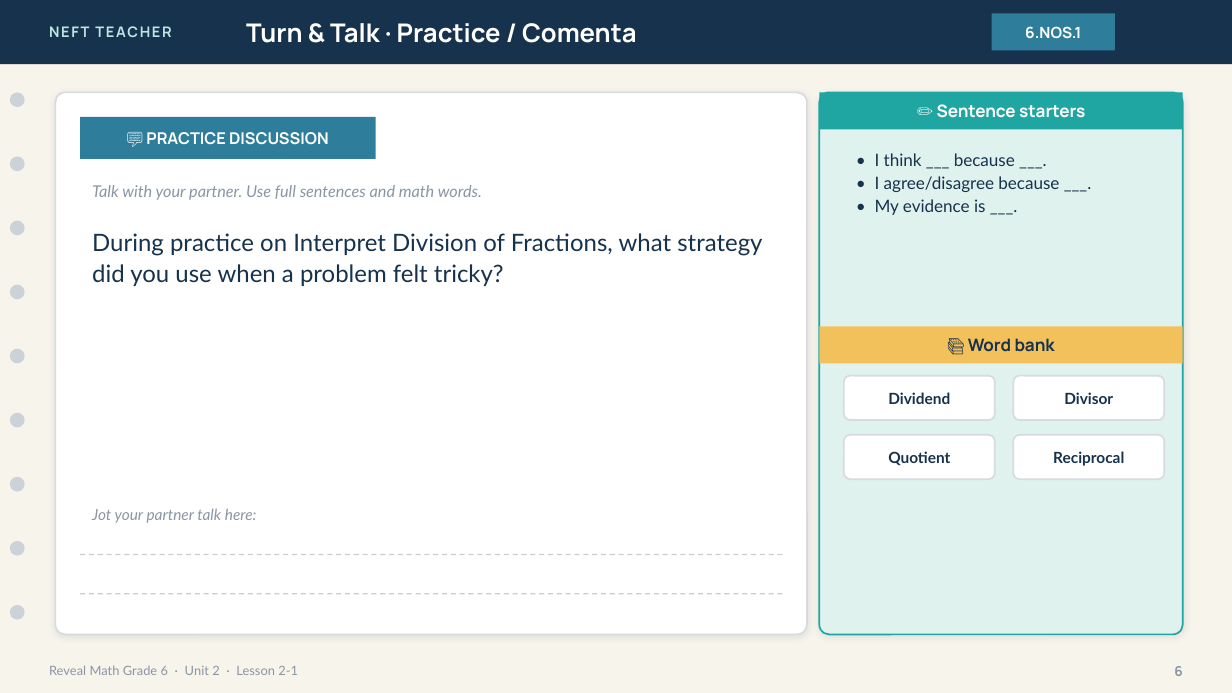
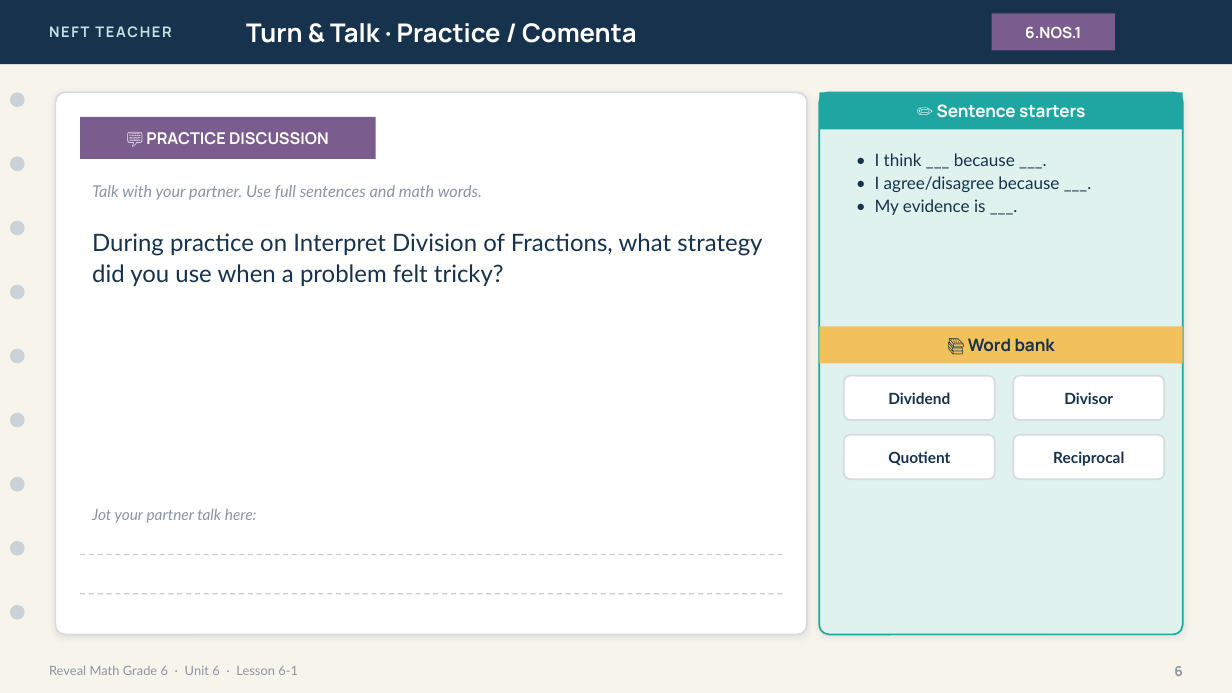
Before and after one commit to Baltimoreteacher1/neft-classroom-html-activities, a slide deck: slide 6 of lessons/6-1/slides.pptx. Drawn at 1232x693 pixels with LibreOffice and Linux fonts; fonts in the diff are those of the drawing. Boxes give left, top, right and bottom in pixels: in the first picture for what was removed or moved away, otherwise in the second. Text is boxed around its words. In the diff, an @@ line names an element or a change of style, - is before the commit and + after.

```diff
--- a/lessons/6-1/slides.pptx
+++ b/lessons/6-1/slides.pptx
@@ rectangle "6.NOS.1" at bbox=[992, 14, 1115, 51]: fill #2E7D9A to #7A5C8E @@
@@ rectangle "💬 PRACTICE DISCUSSION" at bbox=[80, 117, 376, 159]: fill #2E7D9A to #7A5C8E @@
@@ text at bbox=[49, 665, 298, 675]: text changed @@
-Reveal Math Grade 6 · Unit 2 · Lesson 2-1
+Reveal Math Grade 6 · Unit 6 · Lesson 6-1
```
Also in this commit, not shown: 16 other slides changed, 35 other files.
